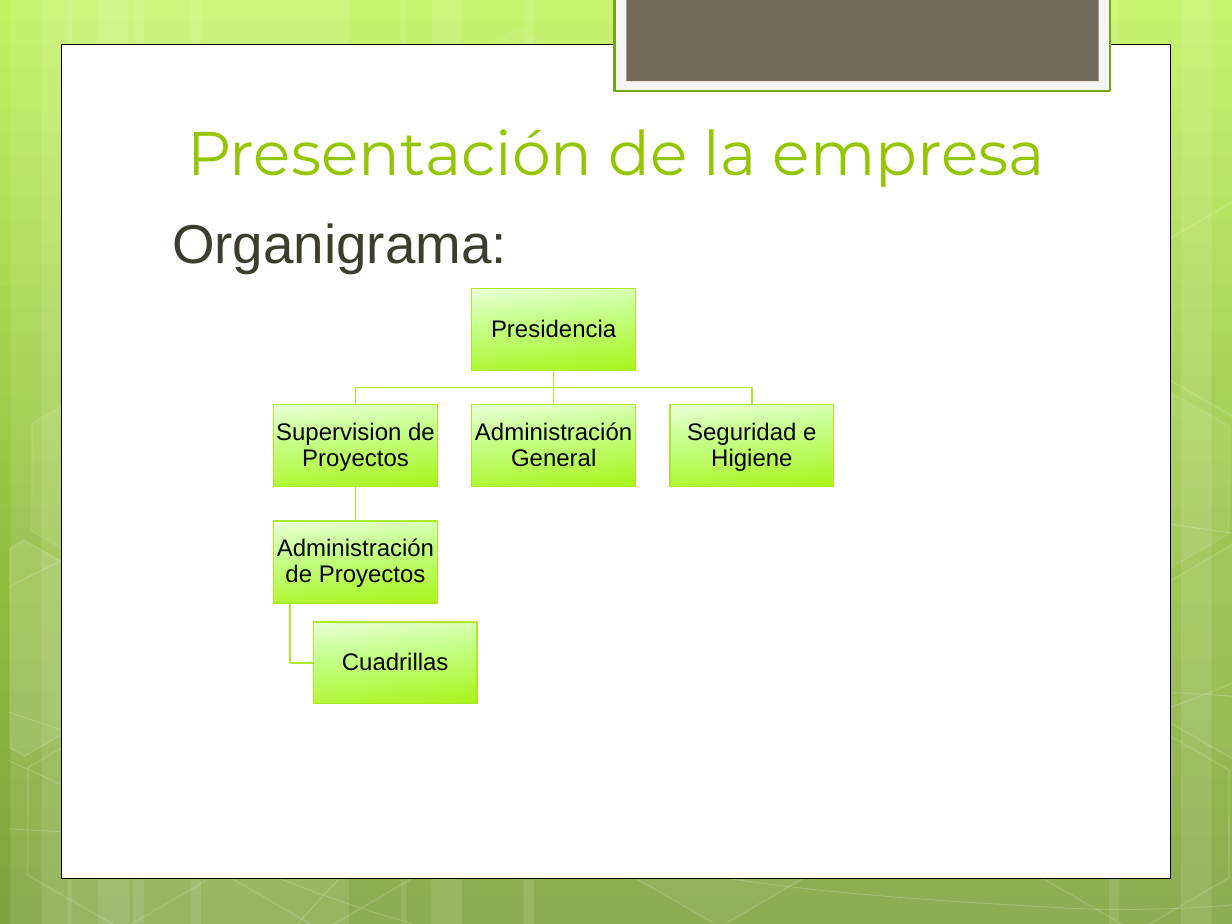
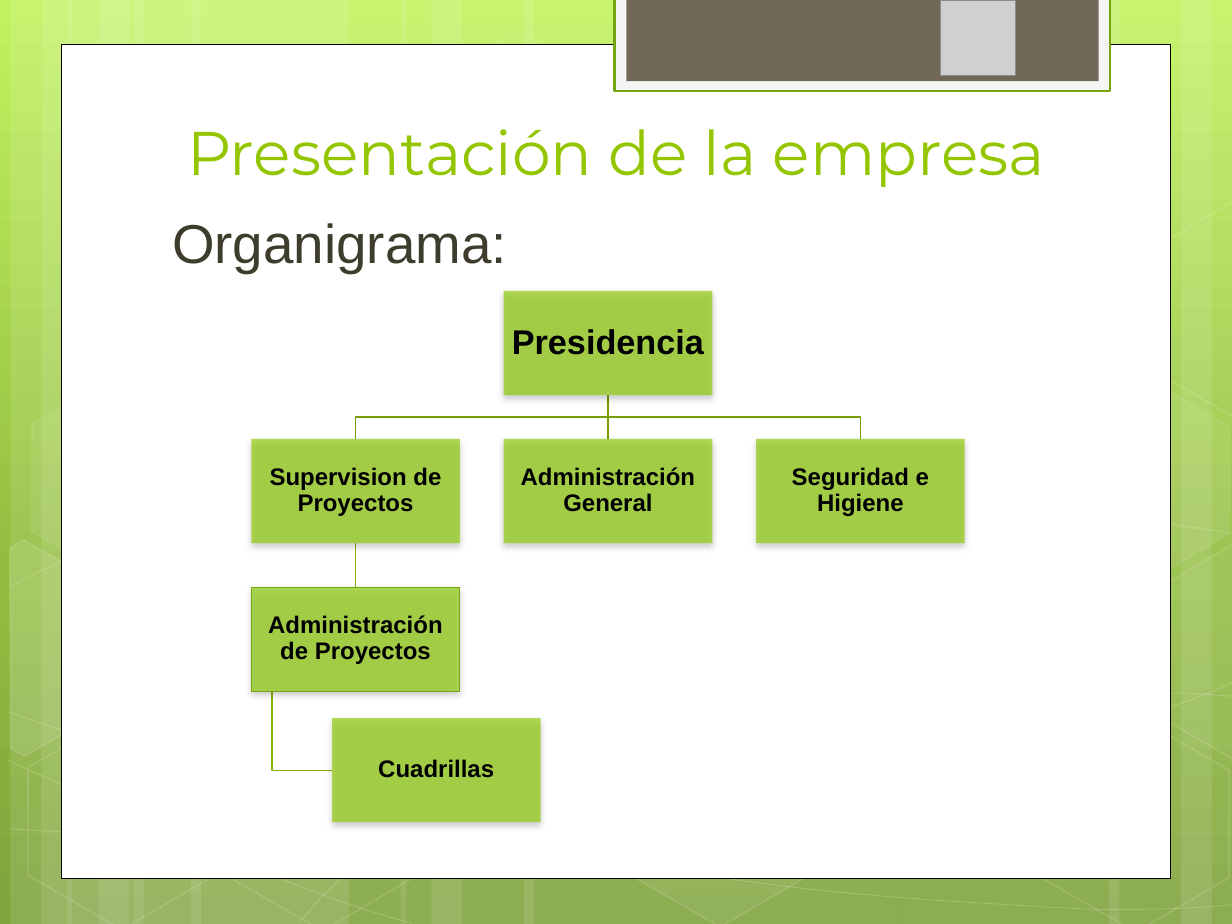
Before and after one commit to ptissera/habilitacion-profesional-2012-4k4, a slide deck: slide 6 of Documentacion/Informe Preliminar/Presentacion Informe Preliminar.pptx. Drawn at 1232x924 pixels with LibreOffice and Linux fonts; fonts in the diff are those of the drawing; grey boxes stand for pictures. Boxes give left, top, right and bottom in pixels: in the first picture for what was removed or moved away, otherwise in the second. Text is boxed around its words. In the diff, an @@ line names an element or a change of style, - is before the commit and + after.

```diff
--- a/Documentacion/Informe Preliminar/Presentacion Informe Preliminar.pptx
+++ b/Documentacion/Informe Preliminar/Presentacion Informe Preliminar.pptx
@@ picture added at (941, 1, 1016, 76) @@
@@ text "Presidencia": place and size @@
-text "Presidencia" at (491, 318, 616, 338)
+text "Presidencia" at (512, 329, 704, 355)
@@ text "Presidencia" at (512, 329, 704, 355): size 14 to 20 pt, bold on; more space between paragraphs @@
@@ rectangle: place and size @@
-rectangle at (472, 288, 636, 370)
+rectangle at (504, 291, 712, 395)
@@ freeform shape: place and size @@
-freeform shape at (356, 371, 554, 405)
+freeform shape at (356, 395, 609, 440)
@@ freeform shape: place and size @@
-freeform shape at (547, 371, 559, 405)
+freeform shape at (602, 395, 615, 440)
@@ outline #A9EA25 0.75 pt to #779F00 0.75 pt in 3 elements at (356, 395, 609, 440), (602, 395, 615, 440), (609, 395, 861, 440) @@
@@ freeform shape: place and size @@
-freeform shape at (553, 371, 752, 405)
+freeform shape at (609, 395, 861, 440)
@@ rectangle removed at (670, 405, 834, 487) @@
@@ text "Supervision de Proyectos": place and size @@
-text "Supervision de Proyectos" at (276, 421, 435, 471)
+text "Supervision de Proyectos" at (270, 467, 441, 516)
@@ rectangle: place and size @@
-rectangle at (274, 405, 437, 487)
+rectangle at (251, 439, 460, 543)
@@ text "Administración General": place and size @@
-text "Administración General" at (475, 421, 632, 467)
+text "Administración General" at (521, 467, 695, 512)
@@ fill gradient #ECFFDA to #C3FF8A to #ACF41B to #94CC16 at 73% opacity; outline #A9EA25 0.75 pt to none; shadow on in 3 elements at (251, 439, 460, 543), (504, 291, 712, 395), (504, 439, 712, 543) @@
@@ rectangle: place and size @@
-rectangle at (472, 405, 636, 487)
+rectangle at (504, 439, 712, 543)
@@ text "Seguridad e Higiene": place and size @@
-text "Seguridad e Higiene" at (687, 421, 816, 471)
+text "Seguridad e Higiene" at (792, 467, 929, 516)
@@ rectangle added at (756, 439, 965, 543), fill #94CC16 at 73% opacity @@
@@ rectangle removed at (274, 521, 437, 602) @@
@@ freeform shape: place and size @@
-freeform shape at (350, 487, 362, 521)
+freeform shape at (350, 543, 362, 588)
@@ freeform shape at (350, 543, 362, 588): outline #A9EA25 0.75 pt to #86B400 0.75 pt @@
@@ text "Administración de Proyectos": place and size @@
-text "Administración de Proyectos" at (277, 537, 434, 587)
+text "Administración de Proyectos" at (268, 615, 442, 664)
@@ rectangle: place and size @@
-rectangle at (313, 622, 477, 703)
+rectangle at (251, 588, 460, 692)
@@ rectangle at (251, 588, 460, 692): fill gradient #ECFFDA to #C3FF8A to #ACF41B to #94CC16 at 73% opacity; outline #A9EA25 0.75 pt to #74A510 0.75 pt; shadow on @@
@@ freeform shape removed at (290, 602, 313, 663) @@
@@ freeform shape added at (272, 691, 333, 770), outline #86B400 0.75 pt @@
@@ bold on in 5 elements at (270, 467, 441, 516), (268, 615, 442, 664), (521, 467, 695, 512), (792, 467, 929, 516), (378, 759, 494, 778) @@
@@ text "Cuadrillas": place and size @@
-text "Cuadrillas" at (342, 651, 449, 671)
+text "Cuadrillas" at (378, 759, 494, 778)
@@ rectangle added at (331, 718, 540, 823), fill #94CC16 at 73% opacity @@
```
Also in this commit, not shown: 16 other slides changed.
